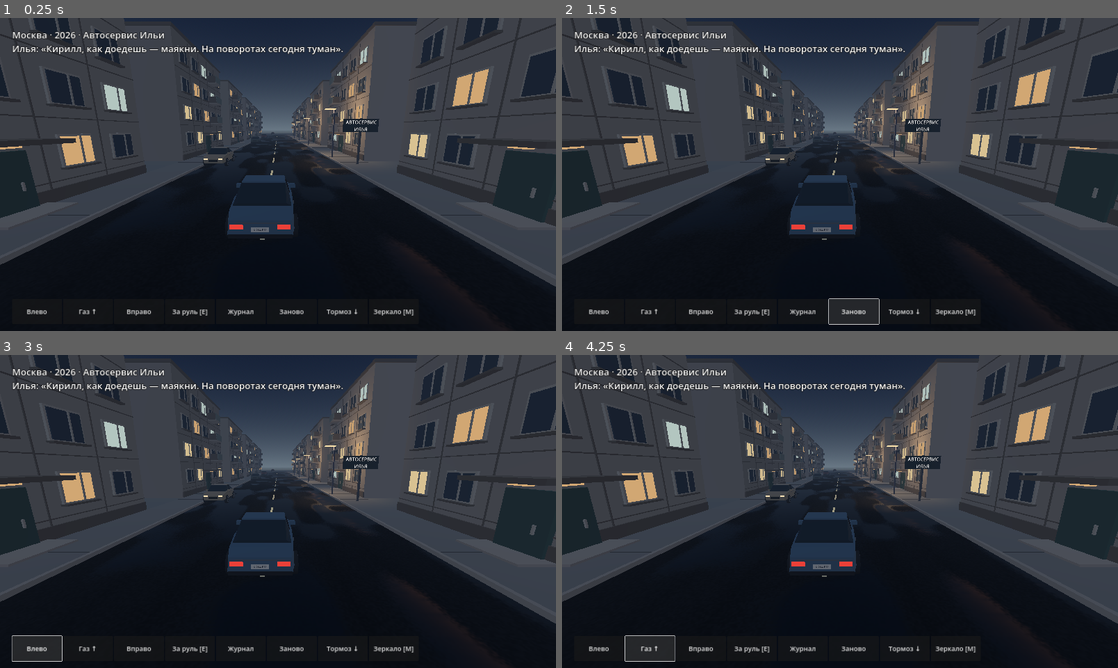
Above: before the commit, frames 1-4 (two rows, left to right).
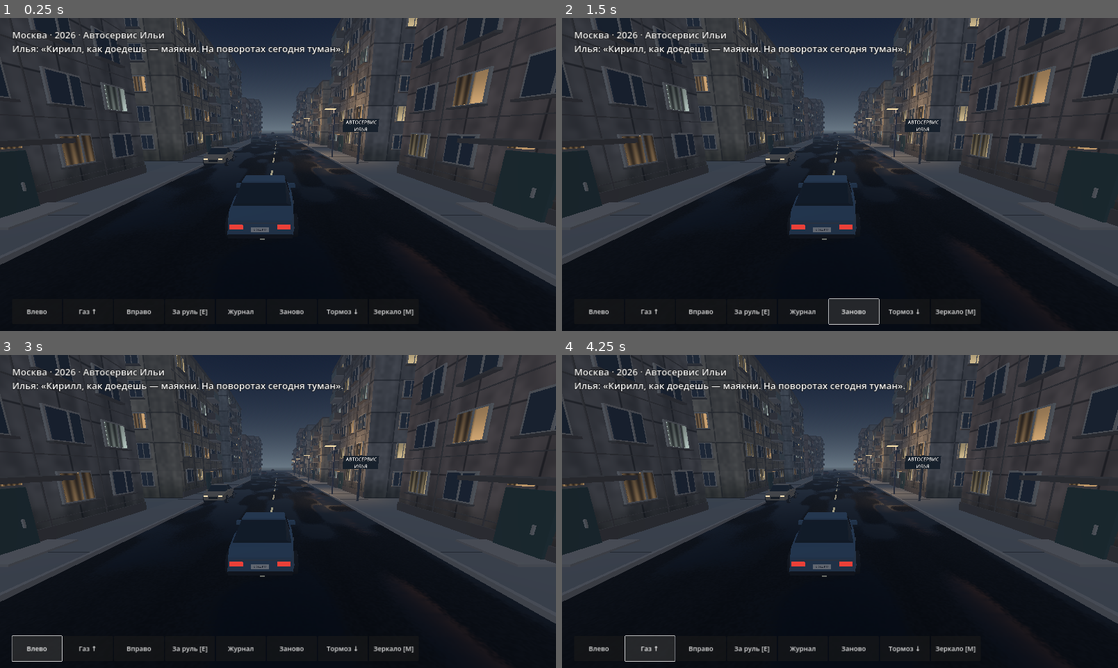
Above: after the commit, the same moments.

Repository: danilaextrem-afk/-
Game: Godot game, scene res://Content/NightRoad.tscn
The game is run twice, just before and just after one commit, with the same random seed, the same clock (stepped at 60 frames per second) and the same inputs.
Inputs:
- Up to frame 1 (0.25 s): no input
- Up to frame 2 (1.5 s): click "Заново" at 0.5 s; click "Заново" at 1.25 s
- Up to frame 3 (3 s): click "Заново" at 2 s; click "Влево" at 2.75 s
- Up to frame 4 (4.25 s): click "Газ ↑" at 3.5 s

The runs differ from the first frame. In frame 1, 4.8% of the frame differs, in the area x 0-100%, y 0-62%; in frame 2, 4.8%; in frame 3, 4.8%; in frame 4, 4.8%.

Commit message:
Vary street elevation and detail apartment end walls, concrete and curtains

Diff:
--- /dev/null
+++ b/Content/Materials/lit_apartment.gdshader
@@ -0,0 +1,15 @@
+shader_type spatial;
+render_mode unshaded;
+varying vec3 room;
+void vertex() {
+	room = (MODEL_MATRIX*vec4(0.,0.,0.,1.)).xyz;
+}
+void fragment() {
+	float seed = fract(sin(dot(room,vec3(2.42,.73,1.65)))*437.24);
+	float split = .16+.23*seed;
+	float curtain = 1.-smoothstep(split-.025,split+.025,UV.x);
+	float fold = .65+.25*cos(65.*UV.x);
+	float shade = mix(1.,fold*.65,curtain);
+	shade *= mix(.7,1.,smoothstep(.0,.58,UV.y));
+	ALBEDO = COLOR.rgb*shade;
+}
--- /dev/null
+++ b/Content/Materials/panel_concrete.gdshader
@@ -0,0 +1,38 @@
+shader_type spatial;
+varying vec3 wall_position;
+varying vec3 face;
+varying float concrete;
+
+float hash_at(vec2 p) {
+	vec3 q = fract(vec3(p.xyx)*vec3(.1031,.1137,.0973));
+	q += dot(q,q.yzx+33.3);
+	return fract((q.x+q.y)*q.z);
+}
+float mottling(vec2 p) {
+	vec2 i = floor(p), f = fract(p);
+	f = f*f*(3.0-2.0*f);
+	return mix(mix(hash_at(i),hash_at(i+vec2(1,0)),f.x),
+		mix(hash_at(i+vec2(0,1)),hash_at(i+1.0),f.x),f.y);
+}
+void vertex() {
+	wall_position = (MODEL_MATRIX*vec4(VERTEX,1.0)).xyz;
+	face = MODEL_NORMAL_MATRIX*NORMAL;
+	concrete = INSTANCE_CUSTOM.r;
+}
+void fragment() {
+	vec3 paint = COLOR.rgb;
+	if (concrete > .5) {
+		vec2 wall = vec2(abs(face.x)>abs(face.z)?wall_position.z:wall_position.x,wall_position.y);
+		vec2 panel = wall / vec2(2.83,2.65);
+		vec2 edge = min(fract(panel),1.0-fract(panel))*vec2(2.83,2.65);
+		float seam = min(edge.x,edge.y);
+		float joint = smoothstep(.012,.028+fwidth(seam),seam);
+		float runoff = mottling(wall*vec2(2.6,.24));
+		float mineral = mottling(wall*3.1);
+		float patch = .85+.19*hash_at(floor(panel));
+		paint *= (.71+.21*runoff+.15*mineral)*patch*mix(.58,1.,joint);
+		paint *= mix(vec3(.64,.65,.59),vec3(1.),smoothstep(.18,2.7,wall.y+.45*runoff));
+	}
+	ALBEDO = paint;
+	ROUGHNESS = .92;
+}
--- a/Source/panel_house.gd
+++ b/Source/panel_house.gd
@@ -20,26 +20,43 @@
 		structure.append(transform_3d)
 		finishes.append(color)
 
-func batch(title: String, shapes: Array[Transform3D], palette: Array[Color], material: StandardMaterial3D, cube: BoxMesh) -> void:
+func batch(title: String, shapes: Array[Transform3D], palette: Array[Color], material: Material, cube: BoxMesh) -> void:
 	var group := MultiMesh.new()
 	group.transform_format = MultiMesh.TRANSFORM_3D
 	group.use_colors = true
+	group.use_custom_data = title == "WallsAndJoinery"
 	group.mesh = cube
 	group.instance_count = shapes.size()
 	for i in shapes.size():
 		group.set_instance_transform(i,shapes[i])
 		group.set_instance_color(i,palette[i])
+		if group.use_custom_data:
+			group.set_instance_custom_data(i,Color(1 if i == 0 else 0,0,0,1))
 	var instance := MultiMeshInstance3D.new()
 	instance.name = title
 	instance.multimesh = group
 	instance.material_override = material
 	add_child(instance)
 
-func build(variant: int, cube: BoxMesh, masonry: StandardMaterial3D, windows: StandardMaterial3D) -> void:
-	part(Vector3(0,6,0),Vector3(15,12,12),CONCRETE.darkened(.025*(variant%4)))
-	part(Vector3(0,12.1,0),Vector3(15.35,.24,12.3),TRIM)
+func build(variant: int, cube: BoxMesh, masonry: Material, windows: Material) -> void:
+	var floors := 4 + (floori(variant/3.0) + variant) % 3
+	var height := 12.0 + (floors-4)*2.65
+	var finish: Color = [CONCRETE,Color("#ad9888"),Color("#939792"),Color("#a89e86")][variant%4]
+	part(Vector3(0,height*.5,0),Vector3(15,height,12),finish)
+	part(Vector3(0,height+.1,0),Vector3(15.35,.24,12.3),TRIM)
+	part(Vector3(2,height+.67,-1),Vector3(2.6,1.13,2.1),TRIM)
+	for end in [-1,1]:
+		for level in floors:
+			var sill := 1.9+2.65*level
+			for bay in [-1,1]:
+				var depth: float = bay*2.7
+				part(Vector3(end*7.53,sill,depth),Vector3(.13,1.48,1.22),FRAME)
+				var on: bool = (level+variant+bay)%3 == 0
+				part(Vector3(end*7.62,sill,depth),Vector3(.055,1.29,1.03),LIT[variant%3] if on else NIGHT_GLASS,on)
+				part(Vector3(end*7.66,sill,depth),Vector3(.04,1.3,.055),FRAME)
+				part(Vector3(end*7.65,sill-.76,depth),Vector3(.32,.09,1.36),TRIM)
 	part(Vector3(0,.32,6.02),Vector3(15,.64,.14),TRIM)
-	for floor_id in 4:
+	for floor_id in floors:
 		var y := 2.15 + 2.65*floor_id
 		part(Vector3(0,y-1.24,6.015),Vector3(15,.045,.055),TRIM)
 		for col in 5:
@@ -58,7 +75,7 @@
 				for edge in [-1,1]:
 					part(Vector3(x+edge*1.11,y-.37,6.55),Vector3(.1,.86,.98),TRIM)
 	for seam in [-1.5,-.5,.5,1.5]:
-		part(Vector3(seam*2.83,6,6.02),Vector3(.043,11.5,.055),TRIM)
+		part(Vector3(seam*2.83,height*.5,6.02),Vector3(.043,height-.5,.055),TRIM)
 	part(Vector3(0,1.16,6.09),Vector3(1.50,2.32,.2),Color("#3c544f"))
 	part(Vector3(.38,1.04,6.22),Vector3(.06,.32,.08),FRAME)
 	part(Vector3(0,2.65,6.68),Vector3(2.72,.18,1.65),TRIM)
--- a/Source/two_epoch_road.gd
+++ b/Source/two_epoch_road.gd
@@ -53,10 +53,10 @@
 		if world == city: pavement = surface
 	var cube := BoxMesh.new()
 	cube.size = Vector3.ONE
-	var masonry := StandardMaterial3D.new()
-	masonry.vertex_color_use_as_albedo = true
-	var windows := masonry.duplicate() as StandardMaterial3D
-	windows.shading_mode = BaseMaterial3D.SHADING_MODE_UNSHADED
+	var masonry := ShaderMaterial.new()
+	masonry.shader = preload("res://Content/Materials/panel_concrete.gdshader")
+	var windows := ShaderMaterial.new()
+	windows.shader = preload("res://Content/Materials/lit_apartment.gdshader")
 	for i in range(18):
 		var z := -7.0*i
 		for side in [-1,1]:
Binary file changed: Docs/Media/night-road.jpg
Not shown, changed: Docs/07_PROGRESS_STATE.md
